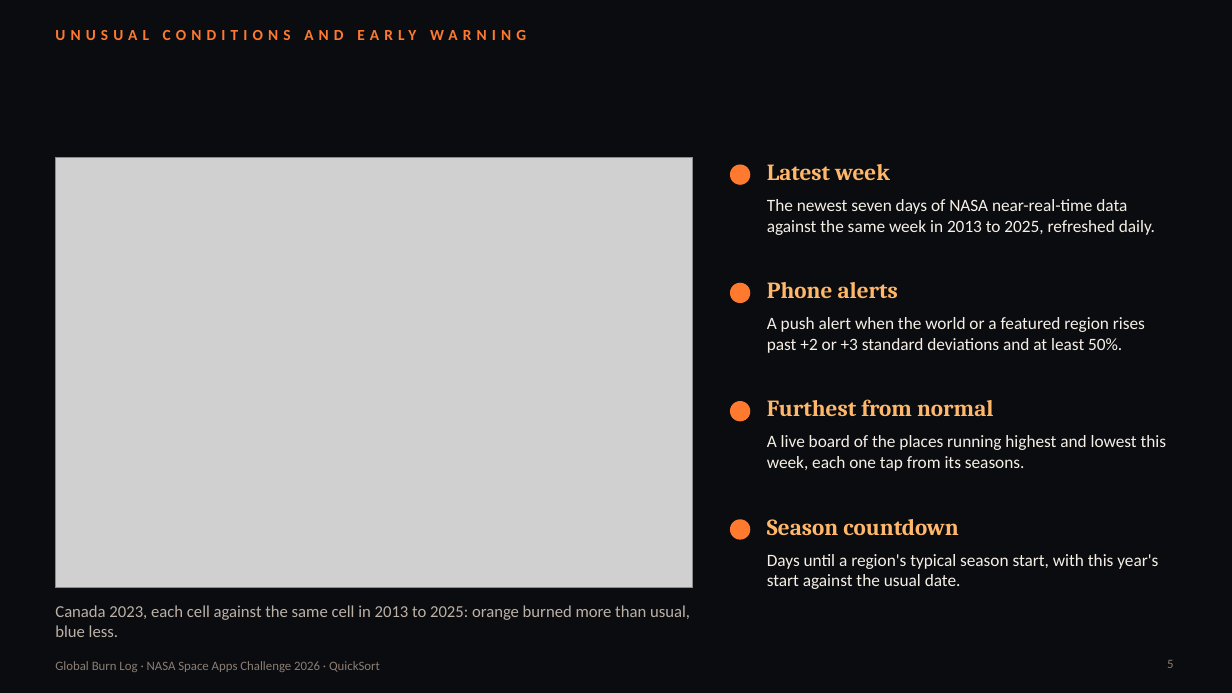
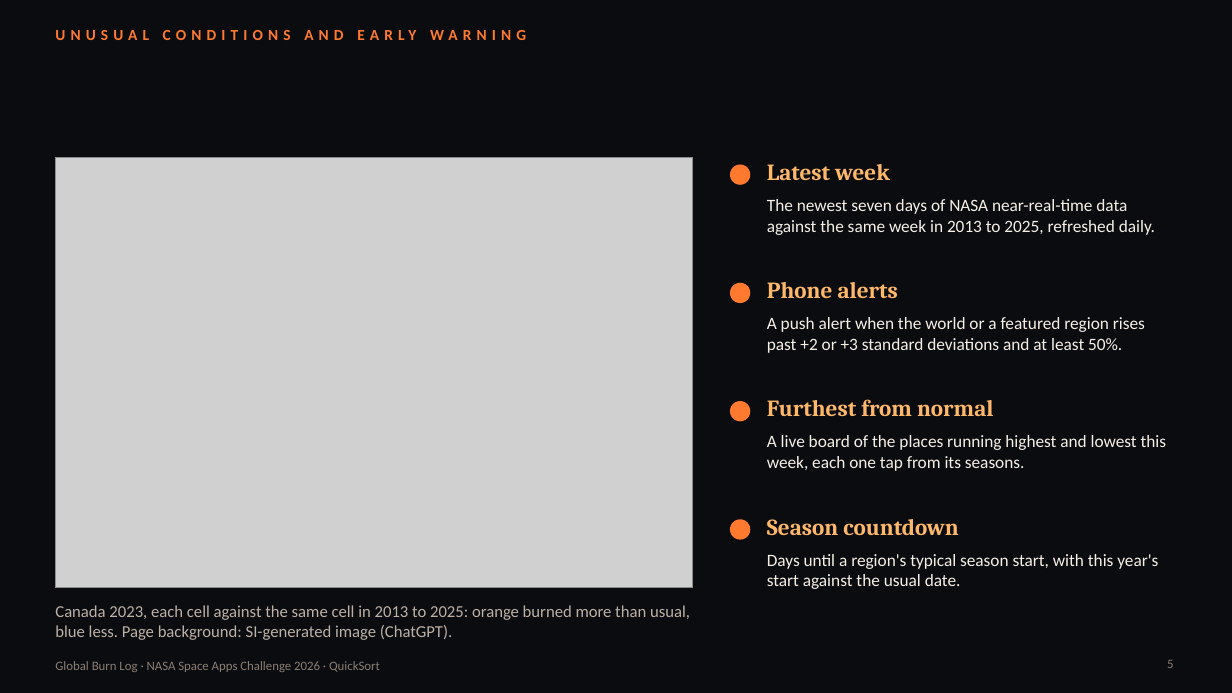
Before and after one commit to suvanwit25100-rgb/NASA-Space-Apps, a slide deck: slide 5 of docs/Global_Burn_Log_Demo_Slides.pptx. Drawn at 1232x693 pixels with LibreOffice and Linux fonts; fonts in the diff are those of the drawing; grey boxes stand for pictures. Boxes give left, top, right and bottom in pixels: in the first picture for what was removed or moved away, otherwise in the second. Text is boxed around its words. In the diff, an @@ line names an element or a change of style, - is before the commit and + after.

```diff
--- a/docs/Global_Burn_Log_Demo_Slides.pptx
+++ b/docs/Global_Burn_Log_Demo_Slides.pptx
@@ text at (x1=55, y1=605, x2=690, y2=640): text changed @@
-Canada 2023, each cell against the same cell in 2013 to 2025: orange burned more than usual, blue less.
+Canada 2023, each cell against the same cell in 2013 to 2025: orange burned more than usual, blue less. Page background: SI-generated image (ChatGPT).
```
Also in this commit, not shown: 2 other slides changed, 8 other files.
